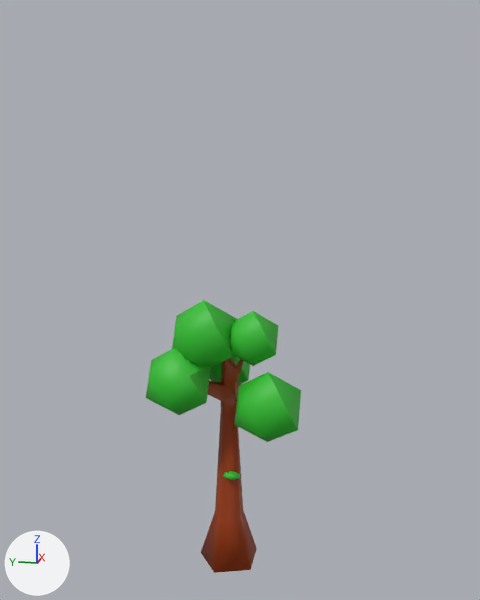
The OBJ model idea/resources/models/tree_1/tree_1.obj as it was, and as the next commit left it.
One viewpoint serves both versions: a camera (50 mm lens) standing at (-8.87, -1.94, 6.1) and looking at (0.0, -0.16, 3.89). Every picture has the same lights, and +X, +Y and +Z are marked at lower left. Where no turn or scale is listed for an object, it has been applied to the vertices. Vertices at the same position are counted once.
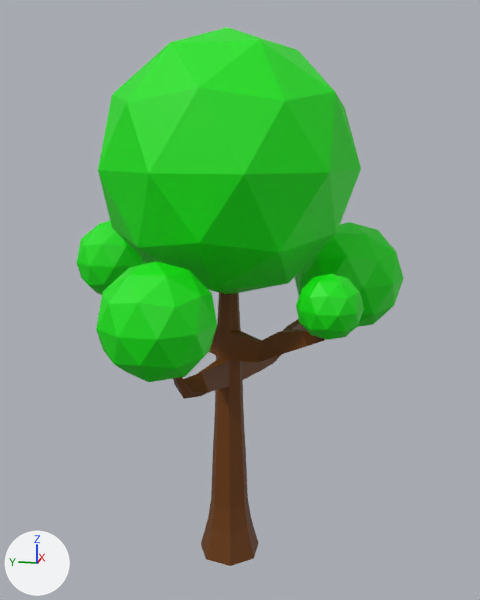
Where the change shows, as pixel boxes [x1, y1, x2, y2] in the pictures (480 x 600 px):
'Icosphere', added (green)
    after: [98, 27, 361, 294]
'Cylinder.001', added (brown)
    after: [173, 292, 325, 566]
'Icosphere.002', added (green)
    after: [96, 261, 217, 382]
'Icosphere.004', reshaped
    before: [146, 349, 211, 415]
    after: [296, 274, 364, 340]
'pohon.001_Cube.003', deleted (brown)
    before: [201, 358, 257, 573]
'Icosphere.001', added (green)
    after: [295, 222, 404, 327]
'Icosphere.005', deleted (green)
    before: [234, 372, 301, 442]
'Icosphere.006', deleted (green)
    before: [172, 300, 237, 368]
'Icosphere.003', added (green)
    after: [76, 221, 147, 295]
'Icosphere.007', deleted (green)
    before: [230, 311, 279, 366]
'Icosphere.008', deleted
    before: [209, 355, 250, 384]
'Icosphere.009', deleted
    before: [223, 471, 240, 480]
part 1 of me_icosphere_004, deleted (green)
    before: [146, 349, 211, 415]
part 2 of me_icosphere_004, added (green)
    after: [296, 274, 364, 340]

Patch to the scene script:
```diff
--- a/idea/resources/models/tree_1/tree_1.obj.py
+++ b/idea/resources/models/tree_1/tree_1.obj.py
@@ me_icosphere_004 @@
-me_icosphere_004.from_pydata(...)  # 12 vertices, 20 faces; spans x -0.793..0.14, y 0.219..1.107, z 2.221..3.265
-me_icosphere_004.materials.append(mat_material_007)  # green #2fbe2d
+me_icosphere_004.from_pydata(...)  # 42 vertices, 80 faces; spans x -1.503..-0.734, y -1.877..-1.068, z 3.728..4.536
+# me_icosphere_004 part 1: the whole mesh is rebuilt
+# me_icosphere_004 part 2
+# 42 vertices are added at x -1.503..-0.734, y -1.877..-1.068, z 3.728..4.536
+# 80 new faces join them
+# me_icosphere_004 part 3: the surface is now shaded flat
+me_icosphere_004.materials.append(mat_material_004)  # green #03e700
@@ ob_icosphere_005 @@
-ob_icosphere_005 = bpy.data.objects.new('Icosphere.005', me_icosphere_005)
@@ ob_icosphere_006 @@
-ob_icosphere_006 = bpy.data.objects.new('Icosphere.006', me_icosphere_006)
@@ ob_icosphere_007 @@
-ob_icosphere_007 = bpy.data.objects.new('Icosphere.007', me_icosphere_007)
@@ ob_icosphere_008 @@
-ob_icosphere_008 = bpy.data.objects.new('Icosphere.008', me_icosphere_008)
@@ ob_icosphere_009 @@
-ob_icosphere_009 = bpy.data.objects.new('Icosphere.009', me_icosphere_009)
@@ ob_pohon_001_cube_003 @@
-ob_pohon_001_cube_003 = bpy.data.objects.new('pohon.001_Cube.003', me_pohon_001_cube_003)
@@ ob_icosphere_003 @@
+ob_icosphere_003 = bpy.data.objects.new('Icosphere.003', me_icosphere_003)  # an icosphere of 80 faces spanning x 0.267..1.469, y 1.35..2.614, z 3.599..4.863; in mat_material_004 (green #03e700)
+ob_icosphere_003.location = (0.0, 0.0, 0.0)
@@ ob_icosphere_002 @@
+ob_icosphere_002 = bpy.data.objects.new('Icosphere.002', me_icosphere_002)  # an icosphere of 80 faces spanning x -2.698..-1.399, y -0.317..1.049, z 3.421..4.787; in mat_material_004 (green #03e700)
+ob_icosphere_002.location = (0.0, 0.0, 0.0)
@@ ob_icosphere_001 @@
+ob_icosphere_001 = bpy.data.objects.new('Icosphere.001', me_icosphere_001)  # an icosphere of 80 faces spanning x 0.83..2.47, y -2.44..-0.72, z 3.08..4.81; in mat_material_004 (green #03e700)
+ob_icosphere_001.location = (0.0, 0.0, 0.0)
@@ ob_icosphere @@
+ob_icosphere = bpy.data.objects.new('Icosphere', me_icosphere)  # an icosphere of 80 faces spanning x -1.66..1.66, y -1.75..1.75, z 3.95..7.45; in mat_material_004 (green #03e700)
+ob_icosphere.location = (0.0, 0.0, 0.0)
@@ ob_cylinder_001 @@
+ob_cylinder_001 = bpy.data.objects.new('Cylinder.001', me_cylinder_001)  # 167 vertices, 162 faces; spans x -2.01..1.61, y -1.65..1.94, z -0.05..4.26; in mat_material_005 (brown #6b3900)
+ob_cylinder_001.location = (0.0, 0.0, 0.0)
```
